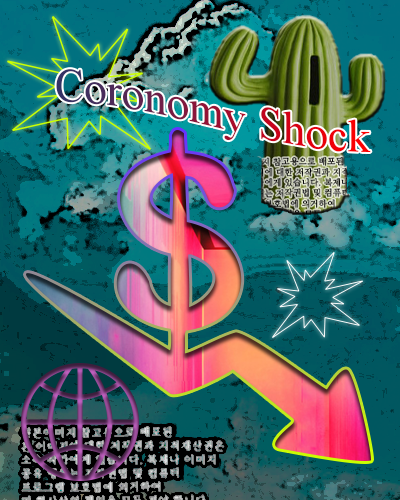
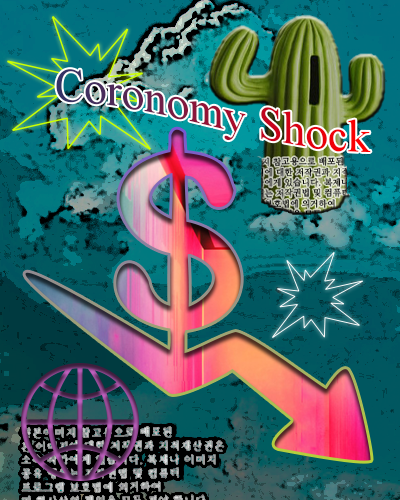
Two versions of the same layered image (400x500). Layer-by-layer changes:
painted on "1-2", masked it over [22, 126, 374, 464]
removed layer "Shape" over [26, 130, 371, 461]
